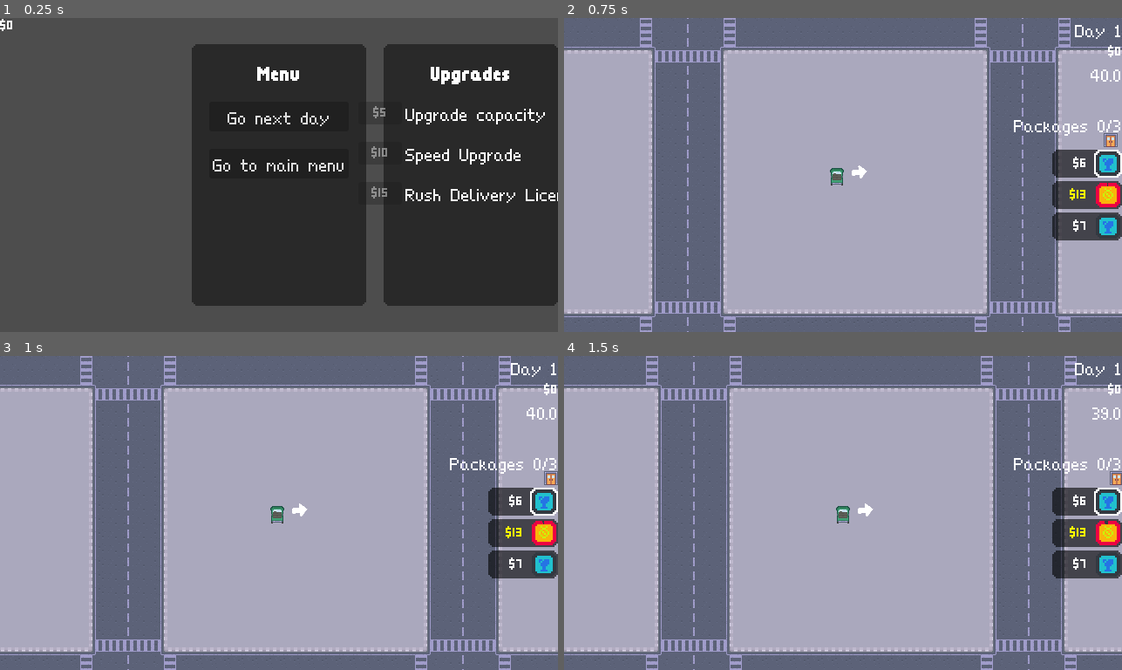
Above: before the commit, frames 1-4 (two rows, left to right).
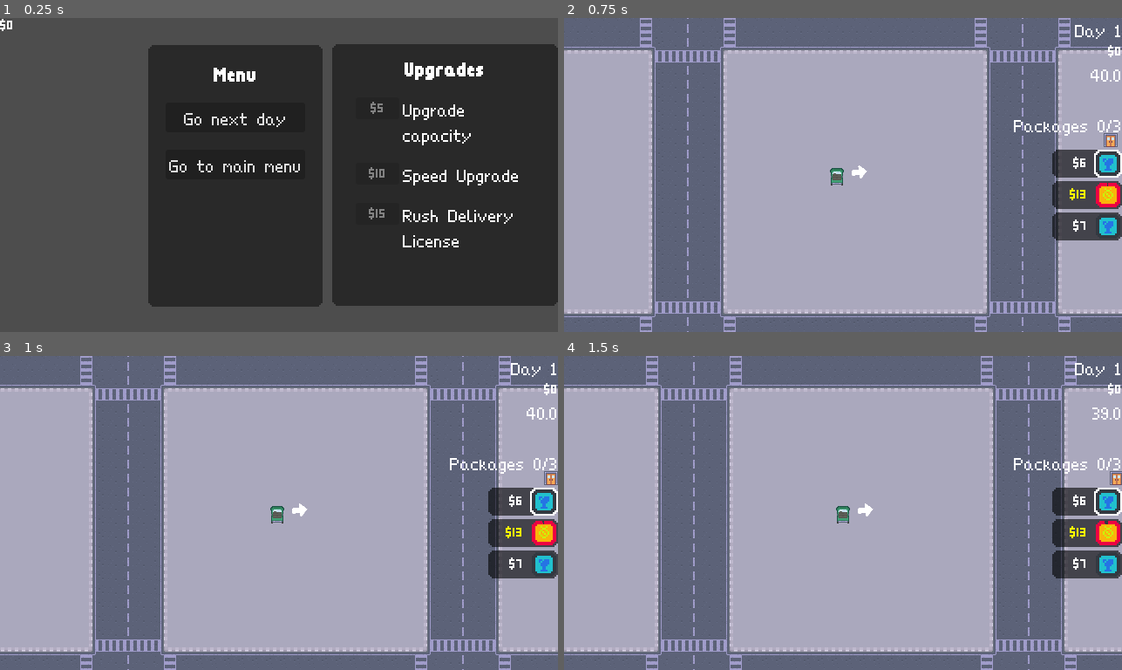
Above: after the commit, the same moments.

Repository: ruben-velasquez/rush-and-deliver
Game: Godot game, scene res://scenes/upgrade_menu.tscn
Two runs of this game, one before a commit and one after it. Both use one fixed random seed, a clock stepped at 60 frames per second and the inputs below. This scene is started directly instead of the project's main scene.
Inputs:
- Up to frame 1 (0.25 s): no input
- Up to frame 2 (0.75 s): click "Go next day" at 0.5 s
- Up to frame 3 (1 s): no input
- Up to frame 4 (1.5 s): hold D (right) from 1.28 s (still down)

The runs differ from the first frame. In frame 1, 14% of the frame differs, in the area x 26-100%, y 8-92%; in frame 2, nothing differs; in frame 3, nothing differs; in frame 4, nothing differs.

Commit message:
fix(ui): tweak upgrades menu

Diff:
--- a/project.godot
+++ b/project.godot
@@ -25,9 +25,7 @@
 
 window/size/viewport_width=640
 window/size/viewport_height=360
-window/size/mode=4
 window/stretch/mode="viewport"
-window/stretch/scale_mode="integer"
 
 [importer_defaults]
 
--- a/scenes/game_ui.tscn
+++ b/scenes/game_ui.tscn
@@ -88,5 +88,5 @@
 [node name="Upgrades" type="HBoxContainer" parent="." unique_id=1954800613]
 layout_mode = 0
 offset_right = 40.0
-offset_bottom = 40.0
+offset_bottom = 32.0
 script = ExtResource("5_bt76a")
--- a/scenes/upgrade_menu.tscn
+++ b/scenes/upgrade_menu.tscn
@@ -17,12 +17,18 @@
 
 [node name="MainPanel" type="Panel" parent="CanvasLayer" unique_id=1009923771]
 self_modulate = Color(0.003921569, 0, 0, 0.7647059)
-offset_left = 220.0
-offset_top = 30.0
-offset_right = 420.0
-offset_bottom = 330.0
+anchors_preset = 8
+anchor_left = 0.5
+anchor_top = 0.5
+anchor_right = 0.5
+anchor_bottom = 0.5
+offset_left = -150.0
+offset_top = -149.0
+offset_right = 50.0
+offset_bottom = 151.0
 grow_horizontal = 2
 grow_vertical = 2
+pivot_offset_ratio = Vector2(0.5, 0.5)
 theme_override_styles/panel = ExtResource("2_0e30j")
 
 [node name="VBoxContainer" type="VBoxContainer" parent="CanvasLayer/MainPanel" unique_id=1804060675]
@@ -60,12 +66,12 @@
 
 [node name="UpgradesPanel" type="Panel" parent="CanvasLayer" unique_id=628536767]
 self_modulate = Color(0.003921569, 0, 0, 0.7647059)
-anchors_preset = 6
+anchors_preset = -1
 anchor_left = 1.0
 anchor_top = 0.5
 anchor_right = 1.0
 anchor_bottom = 0.5
-offset_left = -200.0
+offset_left = -259.0
 offset_top = -150.0
 offset_bottom = 150.0
 grow_horizontal = 0
@@ -73,16 +79,13 @@
 theme_override_styles/panel = ExtResource("2_0e30j")
 
 [node name="VBoxContainer" type="VBoxContainer" parent="CanvasLayer/UpgradesPanel" unique_id=1052719029]
+clip_contents = true
 layout_mode = 1
 anchors_preset = -1
-anchor_right = 1.0
-anchor_bottom = 1.0
-offset_left = 20.0
-offset_top = 20.0
-offset_right = -20.0
-offset_bottom = -20.0
-grow_horizontal = 2
-grow_vertical = 2
+anchor_left = 0.05
+anchor_top = 0.05
+anchor_right = 0.95
+anchor_bottom = 0.95
 theme_override_constants/separation = 20
 
 [node name="Label" type="Label" parent="CanvasLayer/UpgradesPanel/VBoxContainer" unique_id=462385176]
@@ -93,6 +96,7 @@
 
 [node name="Upgrades" type="VBoxContainer" parent="CanvasLayer/UpgradesPanel/VBoxContainer" unique_id=1839415359]
 layout_mode = 2
+size_flags_horizontal = 4
 theme_override_constants/separation = 20
 script = ExtResource("4_ixicc")
 
--- a/scenes/upgrade_option.tscn
+++ b/scenes/upgrade_option.tscn
@@ -5,6 +5,9 @@
 [ext_resource type="LabelSettings" uid="uid://jd6rkmvlmdsk" path="res://Themes/thin_label.tres" id="3_tlqjr"]
 
 [node name="UpgradeOption" type="HBoxContainer" unique_id=821656226 node_paths=PackedStringArray("purchase_button", "label")]
+offset_right = 370.0
+offset_bottom = 26.0
+size_flags_horizontal = 4
 script = ExtResource("1_4noig")
 purchase_button = NodePath("PurchaseButton")
 label = NodePath("UpgradeName")
@@ -12,11 +15,14 @@
 [node name="PurchaseButton" type="Button" parent="." unique_id=2109010948]
 custom_minimum_size = Vector2(50, 0)
 layout_mode = 2
+size_flags_vertical = 0
 theme = ExtResource("2_4b4l4")
 text = "$?"
 
 [node name="UpgradeName" type="Label" parent="." unique_id=1066972798]
+custom_minimum_size = Vector2(150, 0)
 layout_mode = 2
 mouse_filter = 1
 text = "Upgrade Name"
 label_settings = ExtResource("3_tlqjr")
+autowrap_mode = 3
--- a/scripts/upgrades_ui.gd
+++ b/scripts/upgrades_ui.gd
@@ -6,6 +6,6 @@
 func _ready() -> void:
 	for upgrade in UpgradesManager.current_upgrades:
 		var img = TextureRect.new()
+		img.stretch_mode = TextureRect.STRETCH_KEEP_ASPECT
 		img.texture = ICONS.sprites.get(upgrade.id)
-		img.stretch_mode = TextureRect.STRETCH_KEEP_ASPECT
 		add_child(img)
